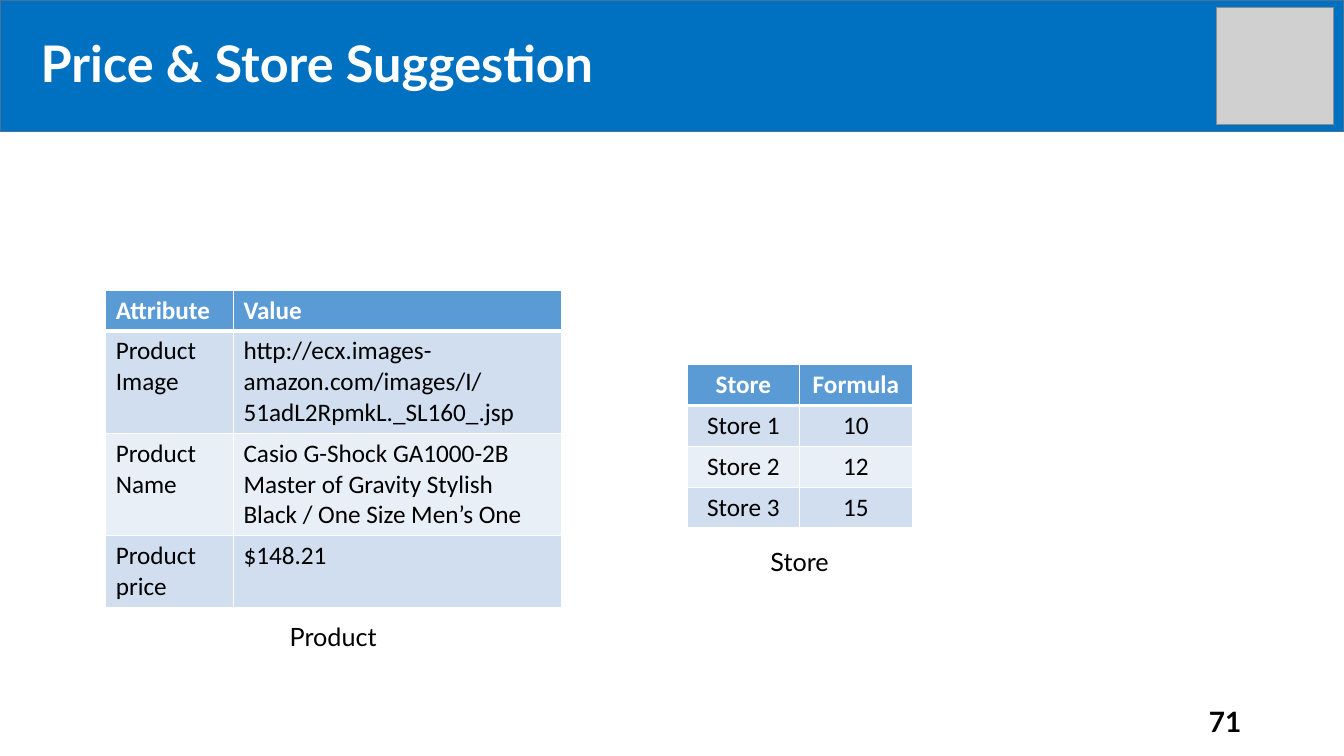
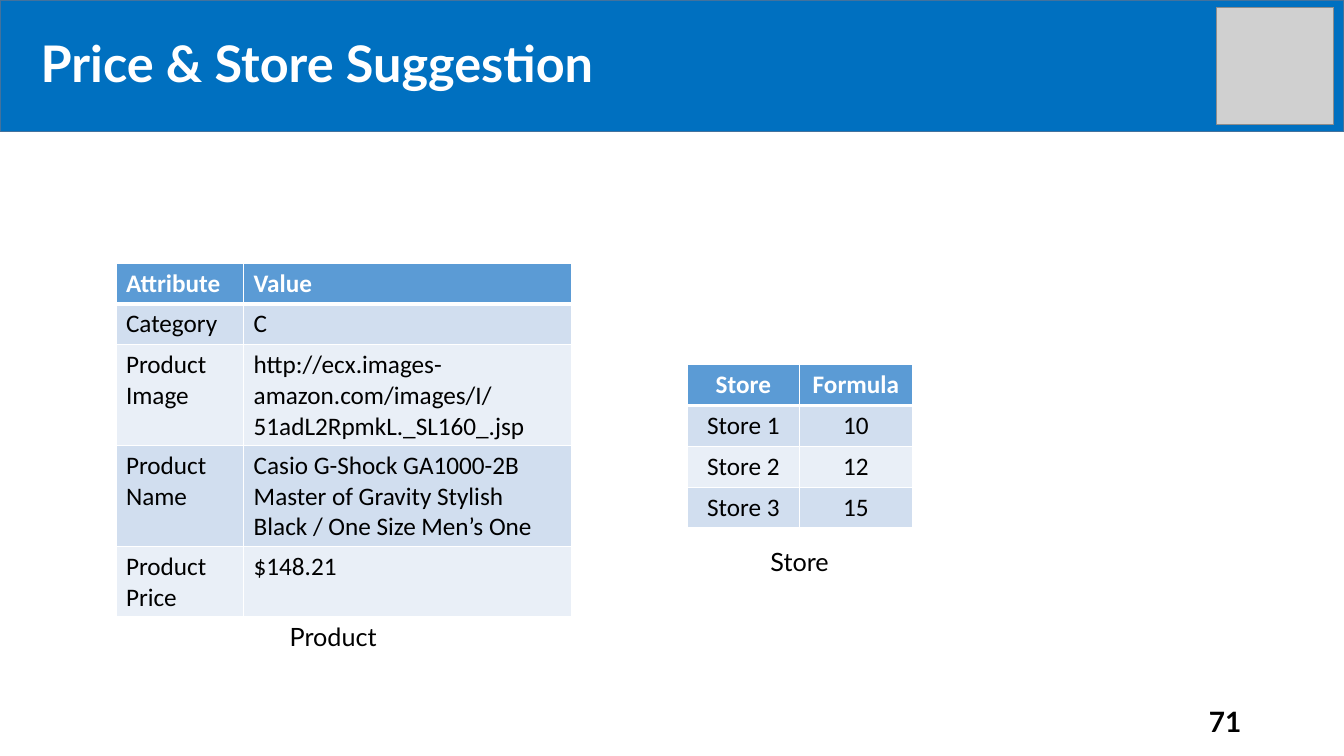
Before and after one commit to tiendan3108/CP, a slide deck: slide 71 of Source/Presentation/PreFinalPresentation.pptx. Drawn at 1344x756 pixels with LibreOffice and Linux fonts; fonts in the diff are those of the drawing; grey boxes stand for pictures. Boxes give left, top, right and bottom in pixels: in the first picture for what was removed or moved away, otherwise in the second. Text is boxed around its words. In the diff, an @@ line names an element or a change of style, - is before the commit and + after.

```diff
--- a/Source/Presentation/PreFinalPresentation.pptx
+++ b/Source/Presentation/PreFinalPresentation.pptx
@@ table at (x1=116, y1=263, x2=573, y2=617) @@
+row 2: Category | C
-row 5, column 1: Product price
+row 5, column 1: Product Price
@@ table resized from (x1=106, y1=290, x2=563, y2=603) to (x1=116, y1=263, x2=573, y2=617) @@
```
Also in this commit, not shown: 18 other slides changed.
